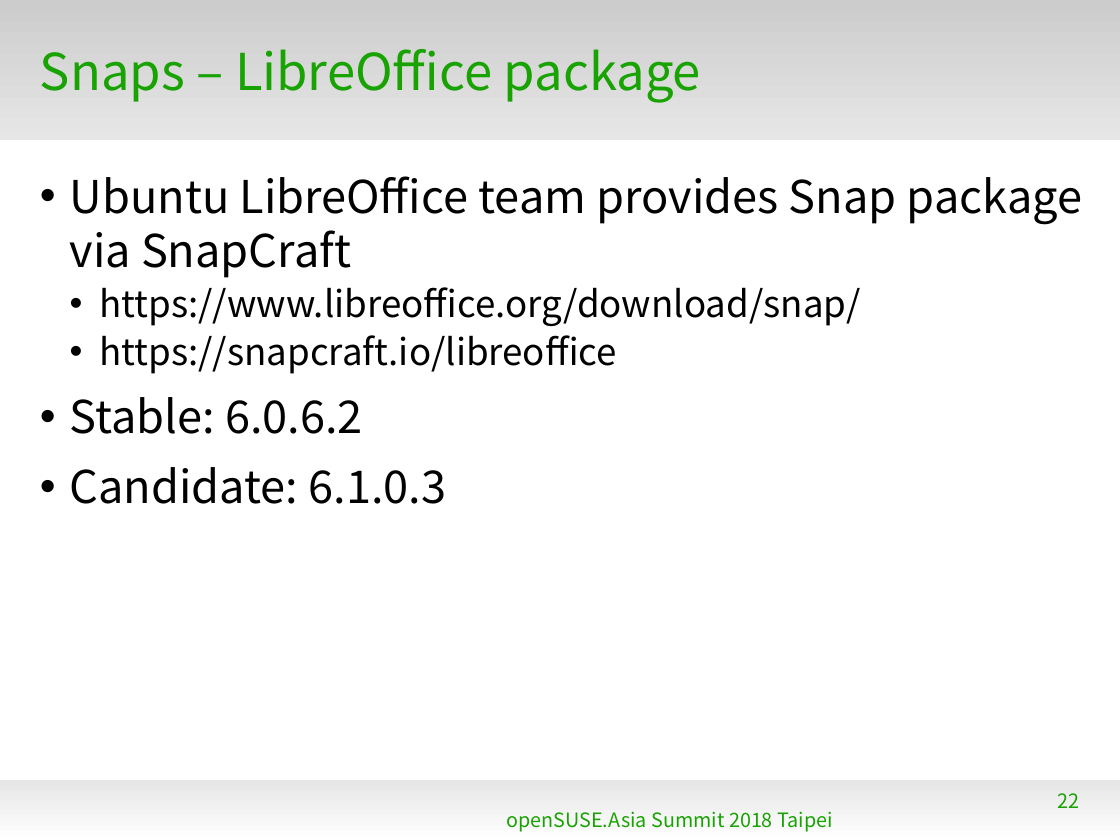
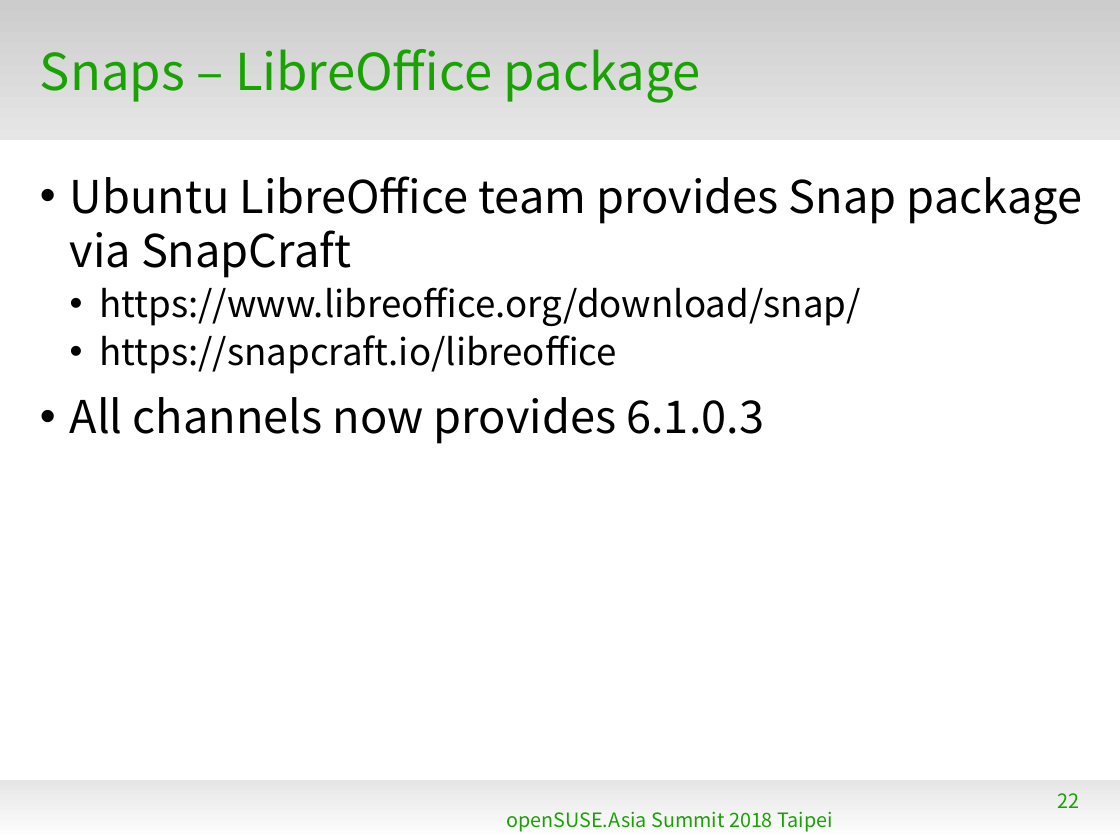
Before and after one commit to naruoga/KantoLibreOffice, a slide deck: slide 22 of 2018-08-openSUSEasia/LatestLibreOffice-openSUSEAsia2018.odp. Drawn at 1120x840 pixels with LibreOffice and Linux fonts; fonts in the diff are those of the drawing; background and template pictures are left out. Boxes give left, top, right and bottom in pixels: in the first picture for what was removed or moved away, otherwise in the second. Text is boxed around its words. In the diff, an @@ line names an element or a change of style, - is before the commit and + after.

```diff
--- a/2018-08-openSUSEasia/LatestLibreOffice-openSUSEAsia2018.odp
+++ b/2018-08-openSUSEasia/LatestLibreOffice-openSUSEAsia2018.odp
@@ text at box(70, 397, 764, 444): text changed @@
-• Stable: 6.0.6.2
-• Candidate: 6.1.0.3
+• All channels now provides 6.1.0.3
```
Also in this commit, not shown: 3 other slides changed.
